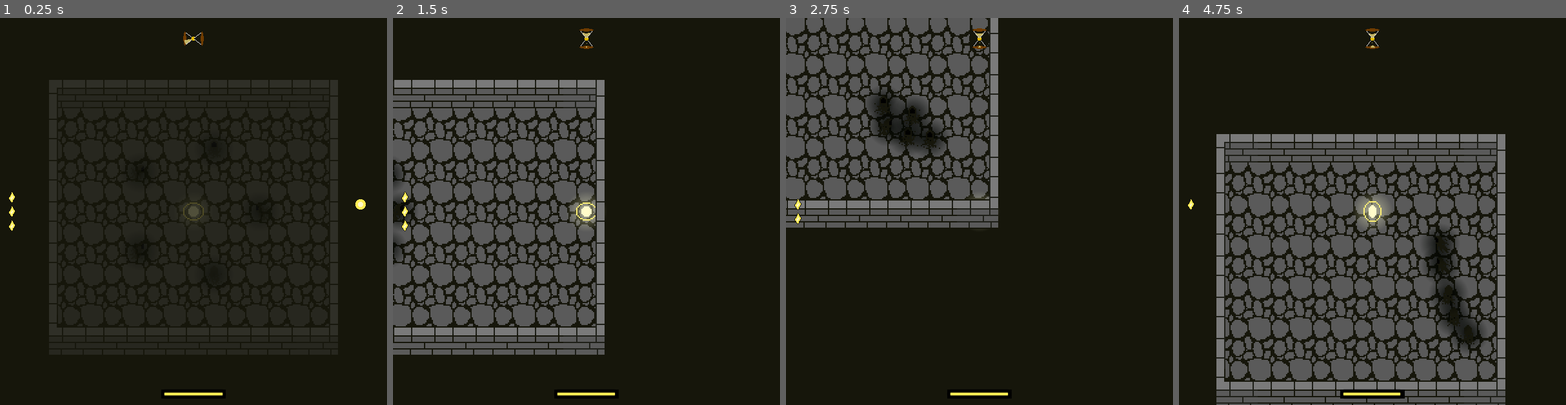
Above: before the commit, frames 1-4 (left to right).
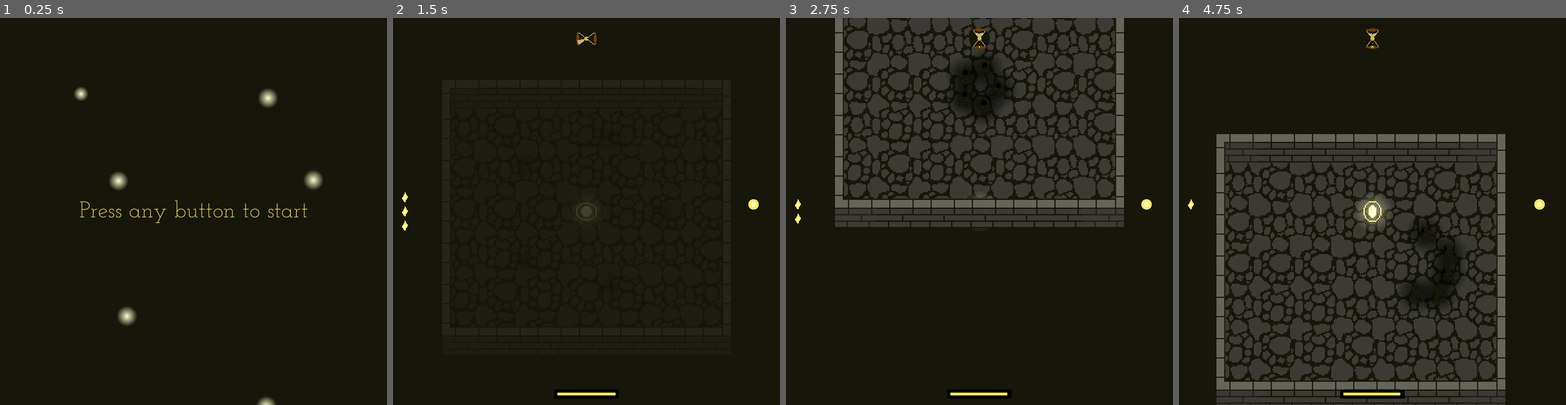
Above: after the commit, the same moments.

Repository: the-alex-g/LD51
Game: Godot game, scene res://Menu/SplashScreen.tscn
The game is run twice, just before and just after one commit, with the same random seed, the same clock (stepped at 60 frames per second) and the same inputs. Before the commit the project starts from res://Main/Main.tscn.
Inputs (mouse positions are in pixels of both pictures, inside the frame that each line leads up to):
- Up to frame 1 (0.25 s): no input
- Up to frame 2 (1.5 s): tap Enter at 0.5 s; move the mouse to (671, 192) at 0.52 s; hold D (right) 0.53-1.25 s; right-click (671, 192) at 0.6 s; click (586, 172) at 1.25 s, where only the run after the commit has a clickable "Play"
- Up to frame 3 (2.75 s): move the mouse to (902, 230) at 2.02 s; hold S (down) from 2.03 s (still down); tap Space (primary_attack) at 2.1 s
- Up to frame 4 (4.75 s): move the mouse to (1411, 126) at 2.77 s; release S (down) at 2.78 s; hold D (right) 2.78-3.53 s; right-click (1411, 126) at 2.85 s; move the mouse to (1353, 288) at 3.52 s; hold W (up) 3.53-4.28 s; tap Space (primary_attack) at 3.6 s; move the mouse to (1488, 269) at 4.27 s; hold A (left) from 4.28 s (still down); right-click (1488, 269) at 4.35 s

The runs differ from the first frame. In frame 1, 6.8% of the frame differs, in the area x 2-95%, y 3-100%; in frame 2, 28%; in frame 3, 35%; in frame 4, 39%, in the area x 9-95%, y 3-100%.

Commit message:
Add menu music and floor tile variety

Diff:
--- a/project/Menu/MainMenu.gd
+++ b/project/Menu/MainMenu.gd
@@ -16,7 +16,6 @@
 
 
 func _on_MusicSlider_drag_ended(value_changed:bool)->void:
-	_play_button_press()
 	if value_changed:
 		var new_value = $VBoxContainer/MusicSlider.value as float
 		if new_value == -7.0:
@@ -28,7 +27,6 @@
 
 
 func _on_SFXSlider_drag_ended(value_changed:bool)->void:
-	_play_button_press()
 	if value_changed:
 		var new_value = $VBoxContainer/SFXSlider.value as float
 		if new_value == -7.0:
@@ -48,3 +46,7 @@
 	$ButtonPress.pitch_scale = lerp(0.96, 1.04, randf())
 	$ButtonPress.volume_db += randf() / 8 - 0.0625
 	$ButtonPress.play()
+
+
+func _on_drag_started():
+	_play_button_press()
--- a/project/Menu/MainMenu.tscn
+++ b/project/Menu/MainMenu.tscn
@@ -1,10 +1,11 @@
-[gd_scene load_steps=7 format=2]
+[gd_scene load_steps=8 format=2]
 
 [ext_resource path="res://Menu/MainMenu.gd" type="Script" id=1]
 [ext_resource path="res://Resources/theme.tres" type="Theme" id=2]
 [ext_resource path="res://Resources/title_font.tres" type="DynamicFont" id=3]
 [ext_resource path="res://Resources/large_font.tres" type="DynamicFont" id=4]
 [ext_resource path="res://Scenery/Motes.tscn" type="PackedScene" id=5]
+[ext_resource path="res://Sound/MenuLoop.ogg" type="AudioStream" id=6]
 [ext_resource path="res://Sound/ButtonPress.wav" type="AudioStream" id=7]
 
 [node name="MainMenu" type="Control"]
@@ -87,7 +88,14 @@
 stream = ExtResource( 7 )
 bus = "SFX"
 
+[node name="MenuLoop" type="AudioStreamPlayer" parent="."]
+stream = ExtResource( 6 )
+autoplay = true
+bus = "Music"
+
 [connection signal="pressed" from="VBoxContainer/Button" to="." method="_on_Button_pressed"]
 [connection signal="drag_ended" from="VBoxContainer/MusicSlider" to="." method="_on_MusicSlider_drag_ended"]
+[connection signal="drag_started" from="VBoxContainer/MusicSlider" to="." method="_on_drag_started"]
 [connection signal="drag_ended" from="VBoxContainer/SFXSlider" to="." method="_on_SFXSlider_drag_ended"]
+[connection signal="drag_started" from="VBoxContainer/SFXSlider" to="." method="_on_drag_started"]
 [connection signal="toggled" from="VBoxContainer/CheckBox" to="." method="_on_CheckBox_toggled"]
--- a/project/Resources/theme.tres
+++ b/project/Resources/theme.tres
@@ -1,8 +1,20 @@
-[gd_resource type="Theme" load_steps=5 format=2]
+[gd_resource type="Theme" load_steps=6 format=2]
 
 [ext_resource path="res://Resources/font.tres" type="DynamicFont" id=1]
 [ext_resource path="res://Resources/normal_stylebox.tres" type="StyleBox" id=2]
 [ext_resource path="res://Resources/HeavyAttackIcon.tres" type="Texture" id=3]
+
+[sub_resource type="StyleBoxFlat" id=2]
+bg_color = Color( 0.831373, 0.792157, 0.490196, 1 )
+border_width_left = 2
+border_width_top = 2
+border_width_right = 2
+border_width_bottom = 2
+border_color = Color( 0, 0, 0, 1 )
+corner_radius_top_left = 5
+corner_radius_top_right = 5
+corner_radius_bottom_right = 5
+corner_radius_bottom_left = 5
 
 [sub_resource type="StyleBoxFlat" id=1]
 bg_color = Color( 1, 0.921569, 0.32549, 1 )
@@ -28,6 +40,9 @@
 Button/styles/pressed = ExtResource( 2 )
 HSlider/icons/grabber = ExtResource( 3 )
 HSlider/icons/grabber_highlight = ExtResource( 3 )
+HSlider/styles/grabber_area = SubResource( 2 )
+HSlider/styles/grabber_area_highlight = SubResource( 2 )
+HSlider/styles/slider = ExtResource( 2 )
 Label/colors/font_color = Color( 1, 0.921569, 0.32549, 1 )
 Panel/styles/panel = ExtResource( 2 )
 ProgressBar/styles/bg = ExtResource( 2 )
--- a/project/Scenery/World.gd
+++ b/project/Scenery/World.gd
@@ -5,13 +5,13 @@
 signal passed_room
 
 enum WallTiles {HORIZONTAL, BL_CORNER, BR_CORNER, TR_CORNER, TL_CORNER, LEFT, RIGHT, T_LEFT, T_RIGHT, B_RIGHT, B_LEFT}
-enum FloorTiles {FLOOR}
 enum Connections {NONE, TOP, BOTTOM, LEFT, RIGHT}
 
 const ROOM_SIZE := 7
 const MIN_SHADOWS := 4
 const MAX_SHADOWS := 7
 const EMPTY := -1
+const FLOOR_TILES := 3
 const VECTOR_TO_CONNECTION := {Vector2.UP:Connections.BOTTOM, Vector2.DOWN:Connections.TOP, Vector2.LEFT:Connections.RIGHT, Vector2.RIGHT:Connections.LEFT}
 
 var _current_room_position := Vector2.ZERO
@@ -46,7 +46,7 @@
 	for x in ROOM_SIZE:
 		for y in ROOM_SIZE:
 			if y != 0:
-				_floors.set_cell(x + at.x, y + at.y, FloorTiles.FLOOR)
+				_floors.set_cell(x + at.x, y + at.y, _get_floor_tile())
 			else:
 				_floors.set_cell(x + at.x, y + at.y, EMPTY)
 			# set up walls
@@ -70,6 +70,11 @@
 		_create_enemies(at)
 	$FadeInAnim.play("FadeIn")
 
+
+func _get_floor_tile()->int:
+	return randi() % FLOOR_TILES
+
+
 func _create_door_in_room(at:Vector2, side:int)->void:
 	var door_position := Vector2.ZERO
 	# warning-ignore:integer_division
@@ -85,7 +90,7 @@
 			_walls.set_cellv(door_position + Vector2.RIGHT + Vector2.UP, WallTiles.TL_CORNER)
 			_walls.set_cellv(door_position + Vector2.LEFT, WallTiles.BR_CORNER)
 			_walls.set_cellv(door_position + Vector2.LEFT + Vector2.UP, WallTiles.TR_CORNER)
-			_floors.set_cellv(door_position, FloorTiles.FLOOR)
+			_floors.set_cellv(door_position, _get_floor_tile())
 		Connections.BOTTOM:
 			door_position = Vector2(
 				at.x + door_offset,
@@ -96,7 +101,7 @@
 			_walls.set_cellv(door_position + Vector2.RIGHT + Vector2.DOWN, WallTiles.BL_CORNER)
 			_walls.set_cellv(door_position + Vector2.LEFT, WallTiles.TR_CORNER)
 			_walls.set_cellv(door_position + Vector2.LEFT + Vector2.DOWN, WallTiles.BR_CORNER)
-			_floors.set_cellv(door_position + Vector2.DOWN, FloorTiles.FLOOR)
+			_floors.set_cellv(door_position + Vector2.DOWN, _get_floor_tile())
 		Connections.LEFT:
 			door_position = Vector2(
 				at.x,
--- a/project/Scenery/World.tscn
+++ b/project/Scenery/World.tscn
@@ -20,6 +20,34 @@
 0/shape_one_way_margin = 0.0
 0/shapes = [  ]
 0/z_index = 0
+1/name = "Floor.png 1"
+1/texture = ExtResource( 3 )
+1/tex_offset = Vector2( 0, 0 )
+1/modulate = Color( 1, 1, 1, 1 )
+1/region = Rect2( 0, 32, 32, 32 )
+1/tile_mode = 0
+1/occluder_offset = Vector2( 0, 0 )
+1/navigation_offset = Vector2( 0, 0 )
+1/shape_offset = Vector2( 0, 0 )
+1/shape_transform = Transform2D( 1, 0, 0, 1, 0, 0 )
+1/shape_one_way = false
+1/shape_one_way_margin = 0.0
+1/shapes = [  ]
+1/z_index = 0
+2/name = "Floor.png 2"
+2/texture = ExtResource( 3 )
+2/tex_offset = Vector2( 0, 0 )
+2/modulate = Color( 1, 1, 1, 1 )
+2/region = Rect2( 32, 0, 32, 32 )
+2/tile_mode = 0
+2/occluder_offset = Vector2( 0, 0 )
+2/navigation_offset = Vector2( 0, 0 )
+2/shape_offset = Vector2( 0, 0 )
+2/shape_transform = Transform2D( 1, 0, 0, 1, 0, 0 )
+2/shape_one_way = false
+2/shape_one_way_margin = 0.0
+2/shapes = [  ]
+2/z_index = 0
 
 [sub_resource type="ConvexPolygonShape2D" id=9]
 points = PoolVector2Array( 32, 26.8233, 0, 26.8233, 0, 32, 32, 32 )
--- a/project/project.godot
+++ b/project/project.godot
@@ -27,7 +27,7 @@
 [application]
 
 config/name="Shifting Dungeons"
-run/main_scene="res://Main/Main.tscn"
+run/main_scene="res://Menu/SplashScreen.tscn"
 config/icon="res://icon.png"
 
 [audio]
Binary file changed: project/Scenery/Floor.png
Binary file changed: project/Scenery/Walls.png
Not shown, added: project/Sound/MenuLoop.ogg.import
Not shown, changed: piskel_files/Floor.piskel
Not shown, changed: piskel_files/Walls.piskel
Not shown, changed: project/Sound/ButtonPress.wav
Not shown, added: project/Sound/MenuLoop.ogg
